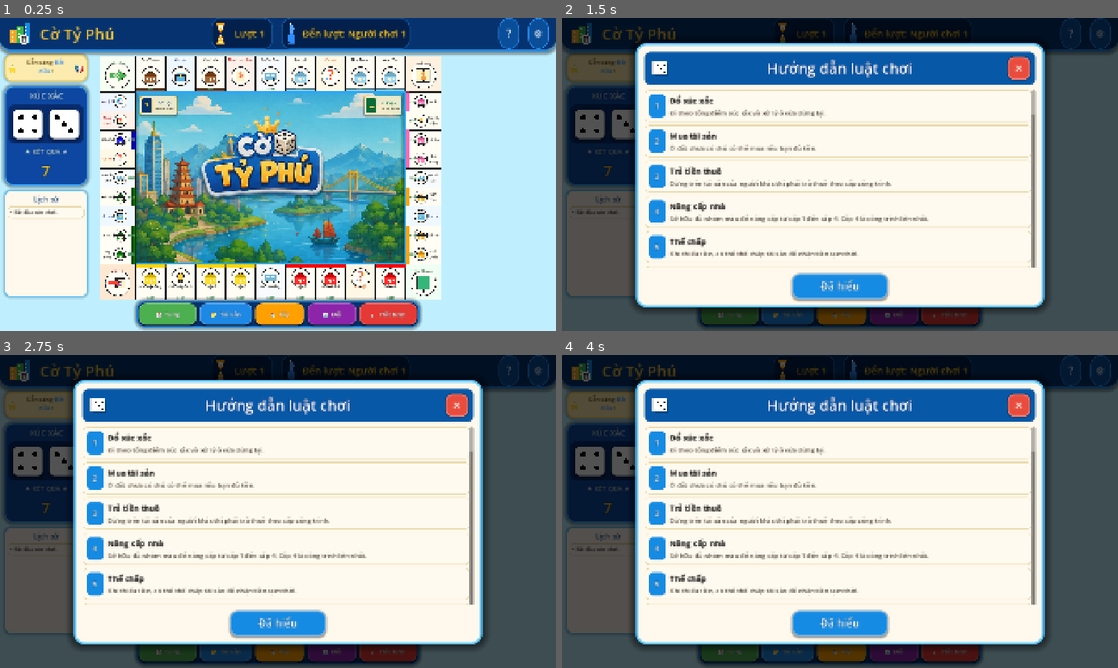
Above: before the commit, frames 1-4 (two rows, left to right).
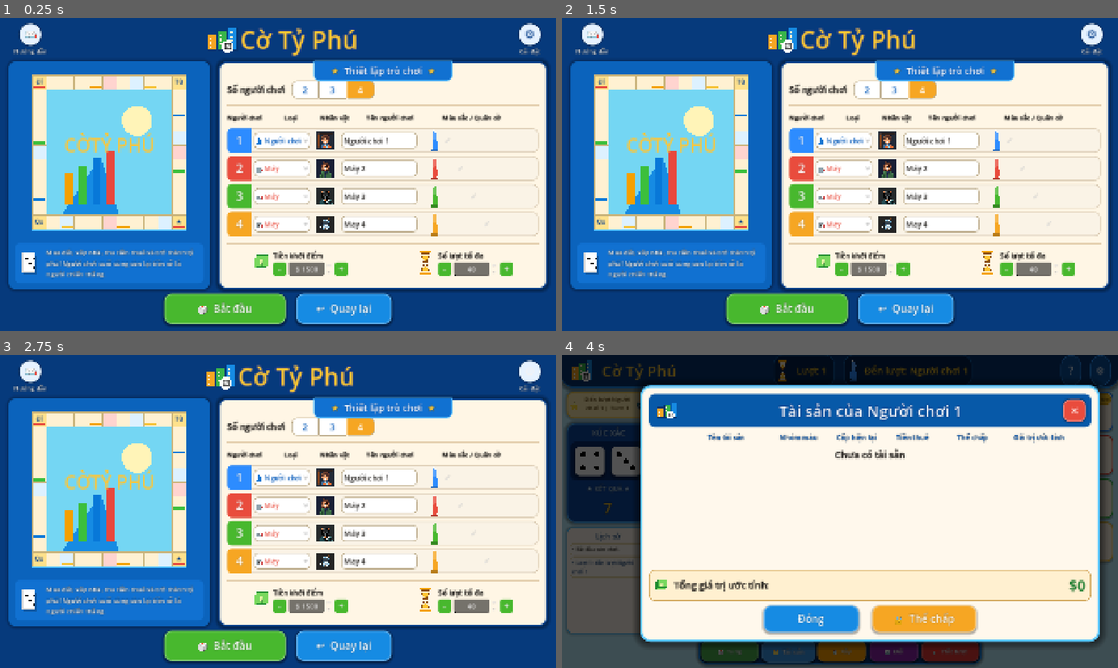
Above: after the commit, the same moments.

Repository: LeDaiNhan-23130215/Monopolime
Game: Godot game, scene res://monopolime.tscn
Two runs of this game, one before a commit and one after it. Both use one fixed random seed, a clock stepped at 60 frames per second and the inputs below.
Inputs (mouse positions are in pixels of both pictures, inside the frame that each line leads up to):
- Up to frame 1 (0.25 s): no input
- Up to frame 2 (1.5 s): click (1073, 33) at 0.5 s, where only the run before the commit has a clickable "?"; click (589, 33) at 1.25 s, where only the run after the commit has a clickable "📖"
- Up to frame 3 (2.75 s): click "⚙" at 2 s
- Up to frame 4 (4 s): click (728, 652) at 2.75 s, where only the run before the commit has a clickable "🎲 Tung"; click "📁 Tài sản" at 3.5 s

The runs differ from the first frame. In frame 1, 89% of the frame differs, in the area x 0-100%, y 0-100%; in frame 2, 79%; in frame 3, 79%; in frame 4, 33%.
Error before the commit: Invalid access to property or key '_on_asset_action_completed' on a base object of type 'Node (GameController)'. (res://Main.gd:19)

Commit message:
fix: handle asset manager completion signal

Diff:
--- a/GameController.gd
+++ b/GameController.gd
@@ -10,6 +10,7 @@
 var game_state: GameState
 var dice: Dice
 var ui: GameUI
+var asset_manager: AssetManager
 
 var final_result: DiceResult = null
 var is_rolling := false
@@ -27,6 +28,17 @@
 		add_child(event_handler)
 		event_handler.refresh_board_deck_counts()
 	return event_handler
+
+
+func _on_asset_action_completed(_action: String, success: bool, message: String) -> void:
+	if ui == null:
+		return
+	ui.show_message(message)
+	ui.add_history(message, Color("#1B5E20") if success else Color("#B71C1C"))
+	if board and board.has_method("update_cell_tooltips"):
+		board.update_cell_tooltips()
+	if game_state:
+		ui.update_player_info(game_state.players)
 
 
 # =========================
Not shown, changed: graphify-out/manifest.json
